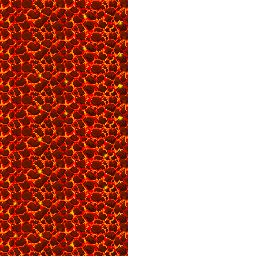
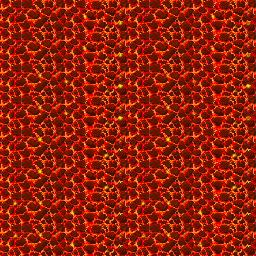
Layered file, before and after one edit (256px x 256px). Changes by layer:
removed layer "Pasted Layer #1" over left=133, top=41, right=155, bottom=61
painted on "Pasted Layer" over left=128, top=0, right=256, bottom=256
